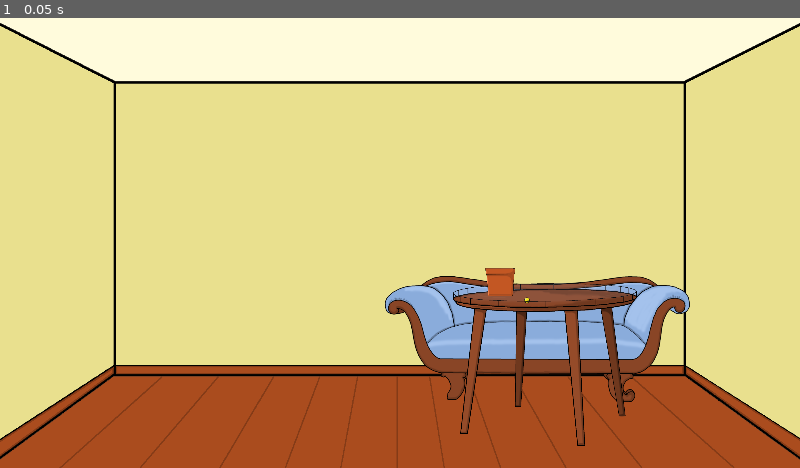
Above: before the commit, frame 1.
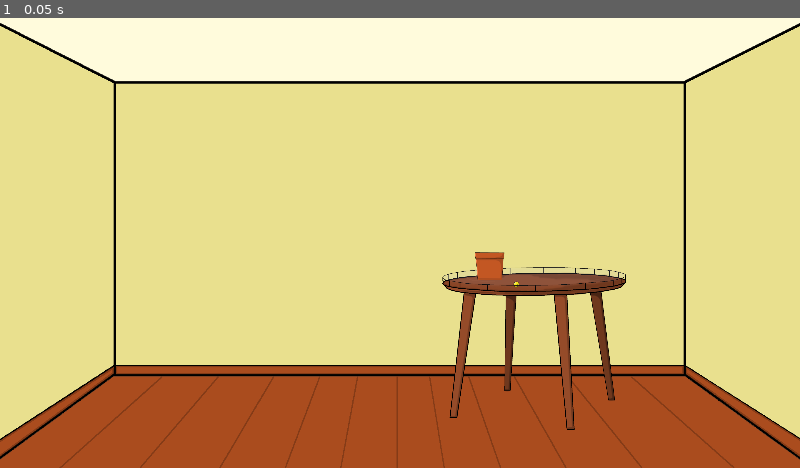
Above: after the commit, the same moment.

Repository: Paulpanther/GameJam11
Game: Godot game, scene res://Scenes/Room3/Room3.tscn
The game is run twice, just before and just after one commit, with the same random seed, the same clock (stepped at 60 frames per second) and the same inputs. This scene is started directly instead of the project's main scene.
Inputs:
- Up to frame 1 (0.05 s): no input

The runs differ from the first frame. In frame 1, 7.4% of the frame differs, in the area x 48-87%, y 52-96%.
Error in both runs: Attempt to call function 'set_room' in base 'null instance' on a null instance. (res://Scripts/Globals/room_handler.gd:14)

Commit message:
Revert "add couch"
This reverts commit 27faf607db84203720bc01f2a07581457525b967.

Diff:
--- a/Scenes/Room3/Room3.tscn
+++ b/Scenes/Room3/Room3.tscn
@@ -1,9 +1,8 @@
-[gd_scene load_steps=5 format=2]
+[gd_scene load_steps=4 format=2]
 
 [ext_resource path="res://Sprites/wall1.png" type="Texture" id=1]
 [ext_resource path="res://Scenes/Room3/TableAndFlower.tscn" type="PackedScene" id=2]
 [ext_resource path="res://Scripts/Room3/room3.gd" type="Script" id=3]
-[ext_resource path="res://Sprites/Room3/couch.png" type="Texture" id=4]
 
 [node name="Room3" type="Node2D"]
 script = ExtResource( 3 )
@@ -12,11 +11,6 @@
 position = Vector2( 959.591, 539.445 )
 texture = ExtResource( 1 )
 
-[node name="Sprite" type="Sprite" parent="."]
-position = Vector2( 1271.41, 757.273 )
-scale = Vector2( 0.7, 0.7 )
-texture = ExtResource( 4 )
-
 [node name="TableAndFlower" parent="." instance=ExtResource( 2 )]
-position = Vector2( 1308.6, 828.029 )
+position = Vector2( 1283.17, 789.888 )
 scale = Vector2( 0.5, 0.5 )
Binary file removed: Sprites/Room3/couch.png
Not shown, removed: Sprites/Room3/couch.png.import
